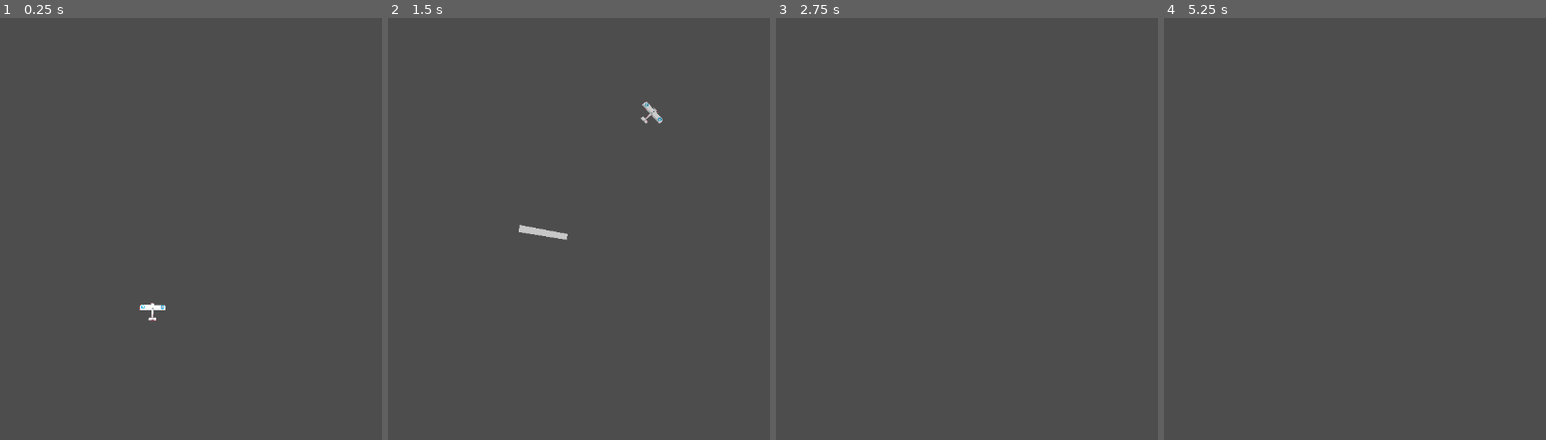
Above: before the commit, frames 1-4 (left to right).
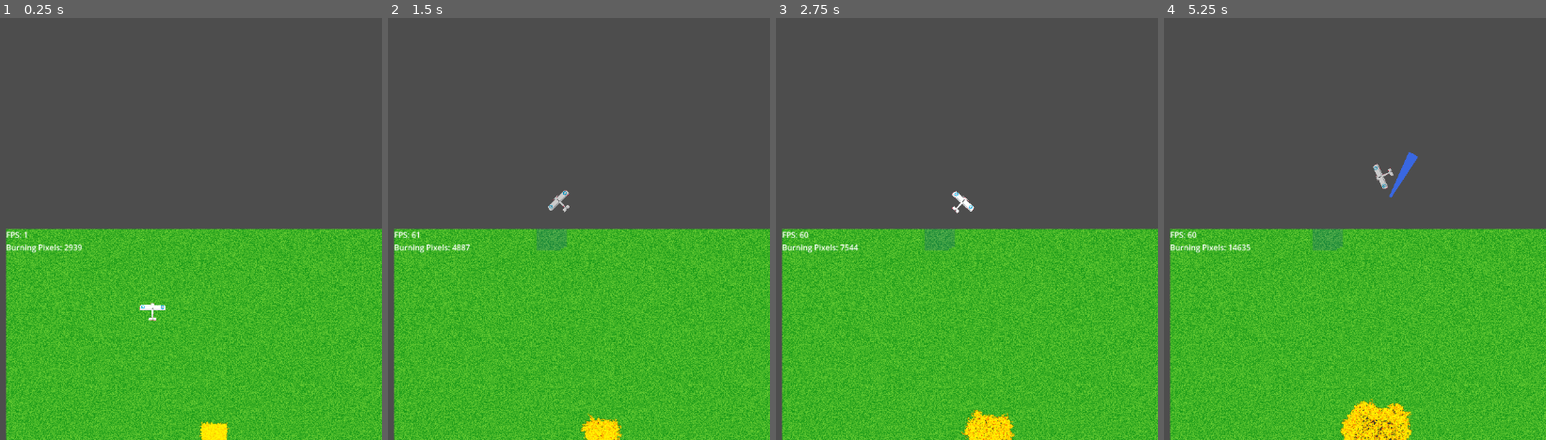
Above: after the commit, the same moments.

Repository: Levartar/2025-Brackeys-Game-Jam
Game: Godot game, scene res://scenes/game.tscn
Same seed, same stepped clock (60 frames per second), same inputs: the game is played once before the commit and once after it.
Inputs:
- Up to frame 1 (0.25 s): no input
- Up to frame 2 (1.5 s): hold D (right) 0.53-1.28 s; tap Space (deploy) at 0.6, 1.35 s; hold A (left) from 1.28 s (still down)
- Up to frame 3 (2.75 s): release A (left) at 2.03 s; hold D (right) from 2.03 s (still down); tap Space (deploy) at 2.1 s
- Up to frame 4 (5.25 s): tap Space (deploy) every 0.75 s from 2.85 to 5.1 s; release D (right) at 3.53 s; hold A (left) from 3.53 s (still down)

The runs differ from the first frame. In frame 1, 49% of the frame differs, in the area x 1-100%, y 49-100%; in frame 2, 50%; in frame 3, 50%; in frame 4, 50%, in the area x 1-100%, y 31-100%.

Commit message:
merged fire and plane logic

Diff:
--- a/scenes/fire_starter.tscn
+++ b/scenes/fire_starter.tscn
@@ -28,6 +28,7 @@
 offset_bottom = 40.0
 
 [node name="WaterTexture" type="TextureRect" parent="Layers"]
+modulate = Color(1, 1, 1, 0.1254902)
 z_index = 2
 layout_mode = 0
 offset_right = 40.0
--- a/scenes/game.tscn
+++ b/scenes/game.tscn
@@ -1,12 +1,14 @@
-[gd_scene load_steps=2 format=3 uid="uid://6bypeyngjdqj"]
+[gd_scene load_steps=3 format=3 uid="uid://6bypeyngjdqj"]
 
 [ext_resource type="PackedScene" uid="uid://chmmcxfcwm47k" path="res://scenes/plane.tscn" id="1_uwrxv"]
+[ext_resource type="PackedScene" path="res://scenes/fire_starter.tscn" id="2_yqjtg"]
 
 [node name="Game" type="Node2D"]
 
 [node name="Camera2D" type="Camera2D" parent="."]
 zoom = Vector2(0.75, 0.75)
 
+[node name="Terrain" parent="." instance=ExtResource("2_yqjtg")]
+
 [node name="Plane" parent="." instance=ExtResource("1_uwrxv")]
 position = Vector2(297.99997, 274)
-cooldown = 1.5
--- a/scenes/plane.tscn
+++ b/scenes/plane.tscn
@@ -4,8 +4,10 @@
 [ext_resource type="Texture2D" uid="uid://d1nhcwy286k7k" path="res://assets/plane.png" id="1_dt3pm"]
 
 [node name="Plane" type="CharacterBody2D"]
+z_index = 3
 rotation = 0.011300007
 script = ExtResource("1_206p1")
+rotation_speed = 10.0
 
 [node name="Sprite2D" type="Sprite2D" parent="."]
 z_index = 1
--- a/scenes/trail.tscn
+++ b/scenes/trail.tscn
@@ -3,6 +3,10 @@
 [ext_resource type="Script" uid="uid://bas2jbxe76cis" path="res://scripts/trail.gd" id="1_rsj4o"]
 
 [node name="Trail" type="Line2D"]
+z_index = 2
 points = PackedVector2Array(0, 0, 0, 5)
 width = 100.0
+default_color = Color(0.22481102, 0.40539506, 0.883069, 1)
 script = ExtResource("1_rsj4o")
+longevity = 0.3000000000029104
+fadout_duration = 0.3000000000029104
--- a/scripts/fire_starter.gd
+++ b/scripts/fire_starter.gd
@@ -22,7 +22,7 @@
 func ignite_area(rect: Rect2i):
   for x in range(rect.position.x, rect.position.x + rect.size.x):
     for y in range(rect.position.y, rect.position.y + rect.size.y):
-      ignite_pixel(Vector2i(x, y))#change indentation
+      ignite_pixel(Vector2i(x, y)) # change indentation
 
 func ignite_pixel(pos: Vector2i):
   fire_img.set_pixel(pos.x, pos.y, Color(1, 10.0, 0, 1)) # burning, 10s lifetime in green channel
@@ -75,7 +75,7 @@
 
 # Ignite a random neighbor of a burning pixel
 func ignite_random_neighbor(pos: Vector2i, to_ignite: Array) -> void:
-  var neighbors = [Vector2i(-1,0), Vector2i(1,0), Vector2i(0,-1), Vector2i(0,1)]
+  var neighbors = [Vector2i(-1, 0), Vector2i(1, 0), Vector2i(0, -1), Vector2i(0, 1)]
   var n = neighbors[randi() % neighbors.size()]
   var nx = pos.x + n.x
   var ny = pos.y + n.y
@@ -123,3 +123,23 @@
     burning_pixels.erase(pos)
   _update_fire_texture()
   _update_earth_texture()
+
+# Convert world position to texture coordinates
+func world_to_texture_coords(world_pos: Vector2) -> Vector2i:
+  # Assuming the fire texture covers the entire screen/viewport
+  # You'll need to adjust this based on your actual setup
+  var texture_pos = world_pos # Adjust scaling/offset as needed
+  return Vector2i(int(texture_pos.x), int(texture_pos.y))
+
+# Check if a world position intersects with fire
+func is_position_on_fire(world_pos: Vector2) -> bool:
+  var tex_pos = world_to_texture_coords(world_pos)
+  if tex_pos.x >= 0 and tex_pos.x < TEX_SIZE.x and tex_pos.y >= 0 and tex_pos.y < TEX_SIZE.y:
+    return burning_pixels.has(tex_pos)
+  return false
+
+# Drop water at world position
+func drop_water_at_position(world_pos: Vector2, radius: int = 10):
+  var tex_pos = world_to_texture_coords(world_pos)
+  var rect = Rect2i(tex_pos.x - radius, tex_pos.y - radius, radius * 2, radius * 2)
+  throw_water(rect)
--- a/scripts/trail.gd
+++ b/scripts/trail.gd
@@ -3,13 +3,21 @@
 @export var max_points: int = 100
 @export var min_distance: int = 5
 @export var longevity: float = 0.5
+@export var fadout_duration: float = 0.5
+@export var trail_width: int = 100
+@export var distinguish_radius: int = 25
 
 var plane: CharacterBody2D
 var is_active: bool = true
 
+var terrain: Node2D
+
 func _ready() -> void:
   clear_points()
   plane = get_parent().get_node("Plane")
+  terrain = get_parent().get_node("Terrain")
+  width = trail_width
+  # default_color = Color.WHITE
 
 func _process(_delta):
   if is_active:
@@ -17,6 +25,9 @@
     var pos = plane.global_position
     if (points.is_empty() or pos.distance_to(points[-1]) > min_distance):
       add_point(pos)
+      # if terrain and terrain.is_position_on_fire(pos):
+      if terrain:
+        terrain.drop_water_at_position(pos, distinguish_radius)
 
     if points.size() > max_points:
       deactivate()
@@ -26,6 +37,6 @@
   is_active = false
   await get_tree().create_timer(longevity).timeout
   var tween = get_tree().create_tween()
-  tween.tween_property(self, "modulate:a", 0.0, 1.0)
+  tween.tween_property(self, "modulate:a", 0.0, fadout_duration)
   await tween.finished
   queue_free()
Not shown: 1 places in scenes/fire_starter.tscn that only renumber resources
